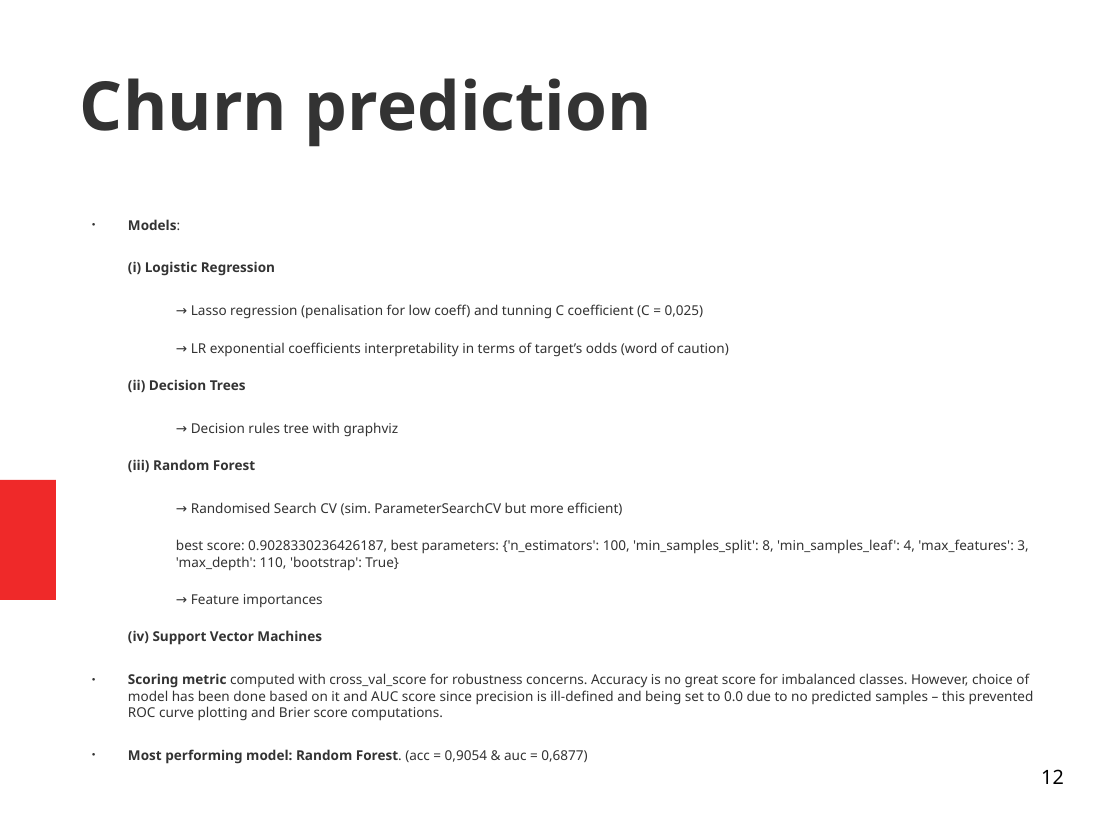
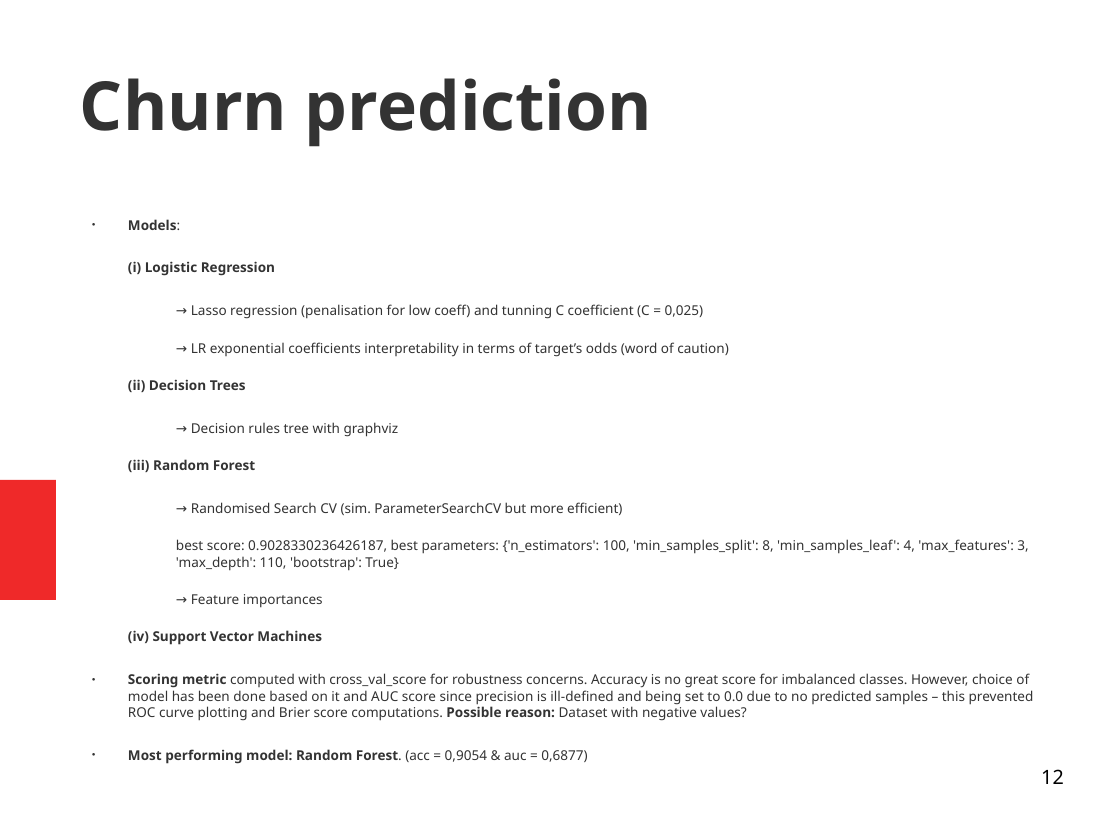
Before and after one commit to isabelpuche/Marketing_Analytics, a slide deck: slide 12 of ppt_100421.odp. Drawn at 1120x840 pixels with LibreOffice and Linux fonts; fonts in the diff are those of the drawing. Boxes give left, top, right and bottom in pixels: in the first picture for what was removed or moved away, otherwise in the second. Text is boxed around its words. In the diff, an @@ line names an element or a change of style, - is before the commit and + after.

```diff
--- a/ppt_100421.odp
+++ b/ppt_100421.odp
@@ text at (128,673,1034,721): text changed @@
-● Scoring metric computed with cross_val_score for robustness concerns. Accuracy is no great score for imbalanced classes. However, choice of model has been done based on it and AUC score since precision is ill-defined and being set to 0.0 due to no predicted samples – this prevented ROC curve plotting and Brier score computations.
+● Scoring metric computed with cross_val_score for robustness concerns. Accuracy is no great score for imbalanced classes. However, choice of model has been done based on it and AUC score since precision is ill-defined and being set to 0.0 due to no predicted samples – this prevented ROC curve plotting and Brier score computations. Possible reason: Dataset with negative values?
```
Also in this commit, not shown: 1 other slide changed, 4 other files.
